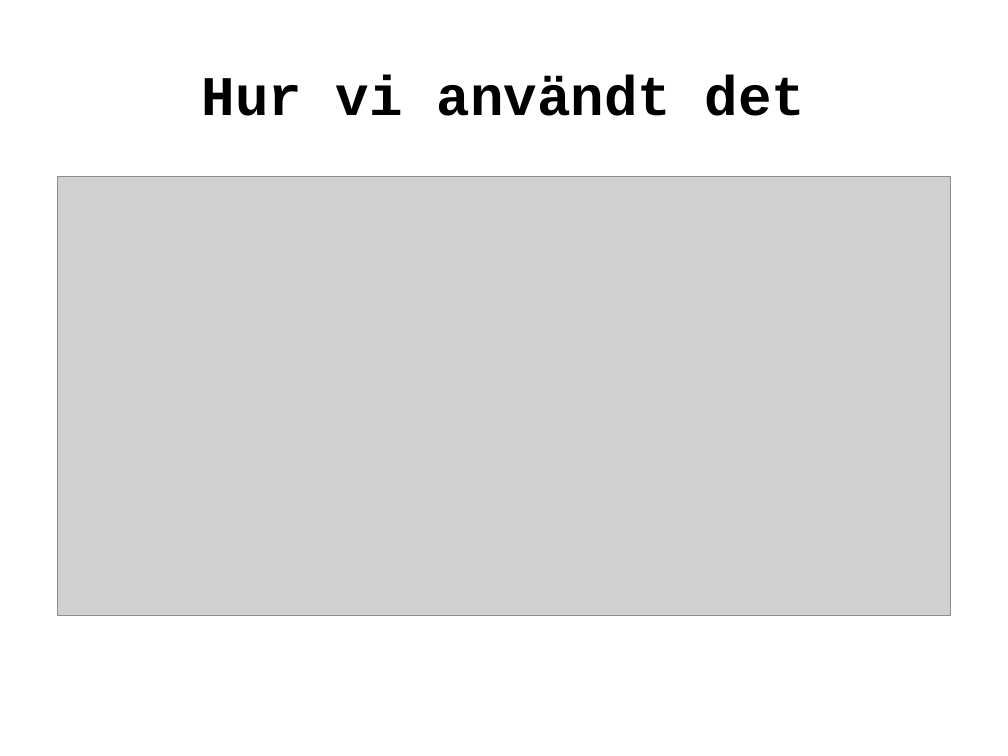
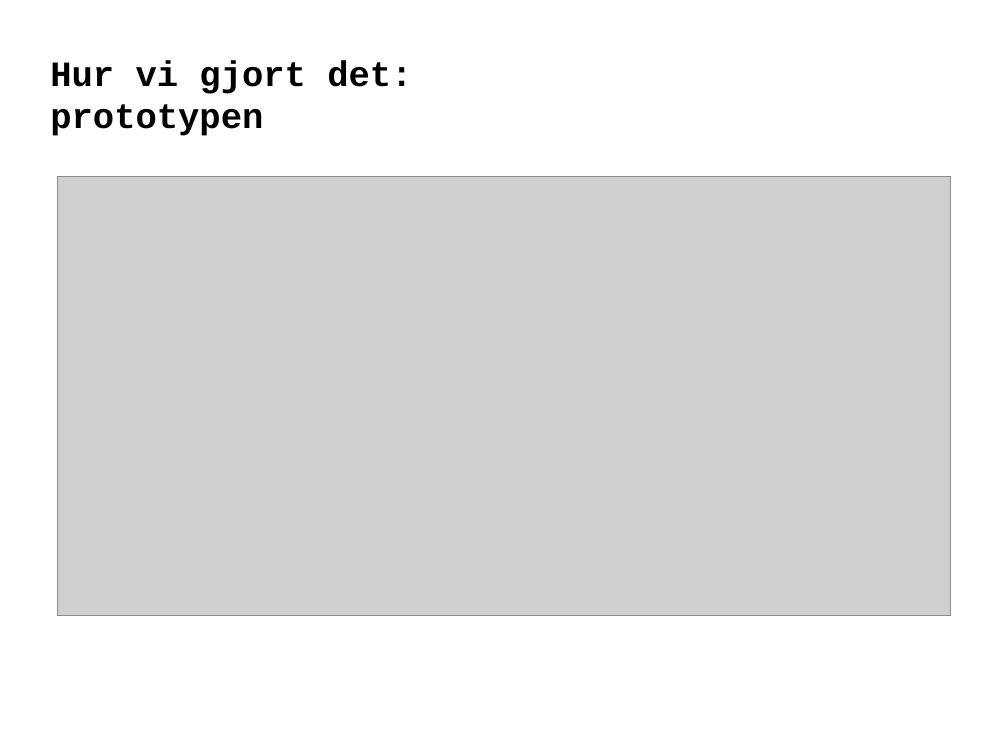
Before and after one commit to erlaan/git2web, a slide deck: slide 6 of log/presentation.odp (slide 5 before the commit). Drawn at 1008x756 pixels with LibreOffice and Linux fonts; fonts in the diff are those of the drawing; grey boxes stand for pictures. Boxes give left, top, right and bottom in pixels: in the first picture for what was removed or moved away, otherwise in the second. Text is boxed around its words. In the diff, an @@ line names an element or a change of style, - is before the commit and + after.

```diff
--- a/log/presentation.odp
+++ b/log/presentation.odp
@@ title at (x1=50, y1=61, x2=412, y2=136): text changed; size 44 to 28 pt @@
-Hur vi användt det
+Hur vi gjort det:
+prototypen
```
Also in this commit, not shown: 10 other slides changed, 5 slides added.
